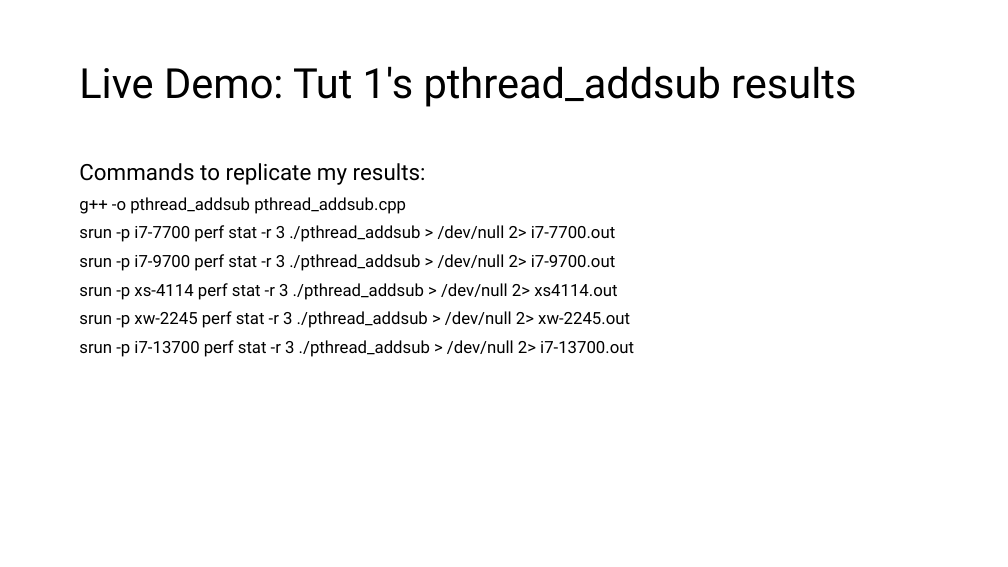
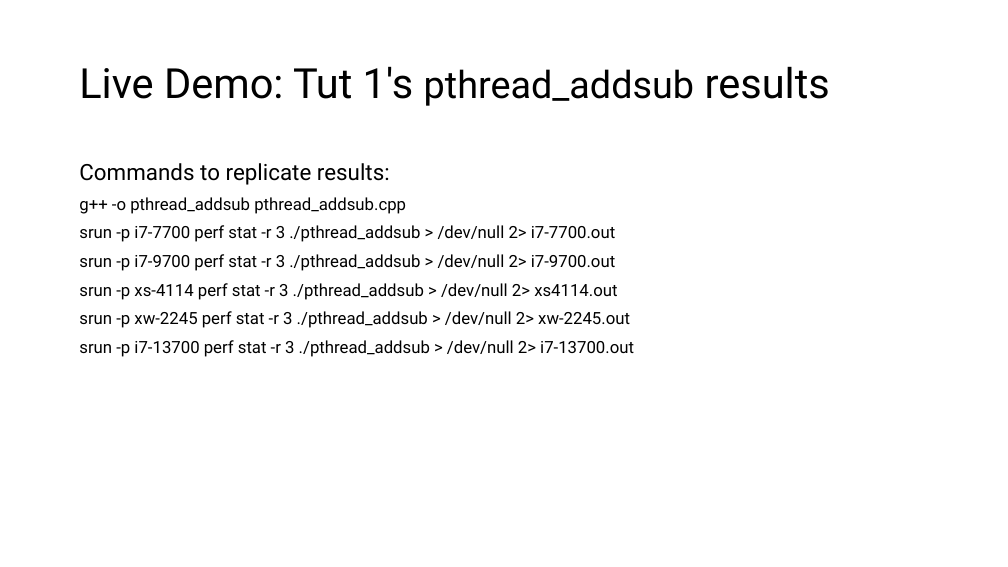
Before and after one commit to theodoreleebrant/TA-2425S1, a slide deck: slide 27 of CS3210/CS3210-TL3 (Lab 2).pptx. Drawn at 1008x567 pixels with LibreOffice and Linux fonts; fonts in the diff are those of the drawing. Boxes give left, top, right and bottom in pixels: in the first picture for what was removed or moved away, otherwise in the second. Text is boxed around its words. In the diff, an @@ line names an element or a change of style, - is before the commit and + after.

```diff
--- a/CS3210/CS3210-TL3 (Lab 2).pptx
+++ b/CS3210/CS3210-TL3 (Lab 2).pptx
@@ title "Live Demo: Tut 1's pthread_addsub ..." at [79,66,830,106]: size 39.6 to 36 pt in "pthread_addsub" @@
@@ text at [79,163,390,185]: text changed @@
-Commands to replicate my results:
+Commands to replicate results:
```
Also in this commit, not shown: 7 other slides changed, 1 slide added, 1 slide removed.
